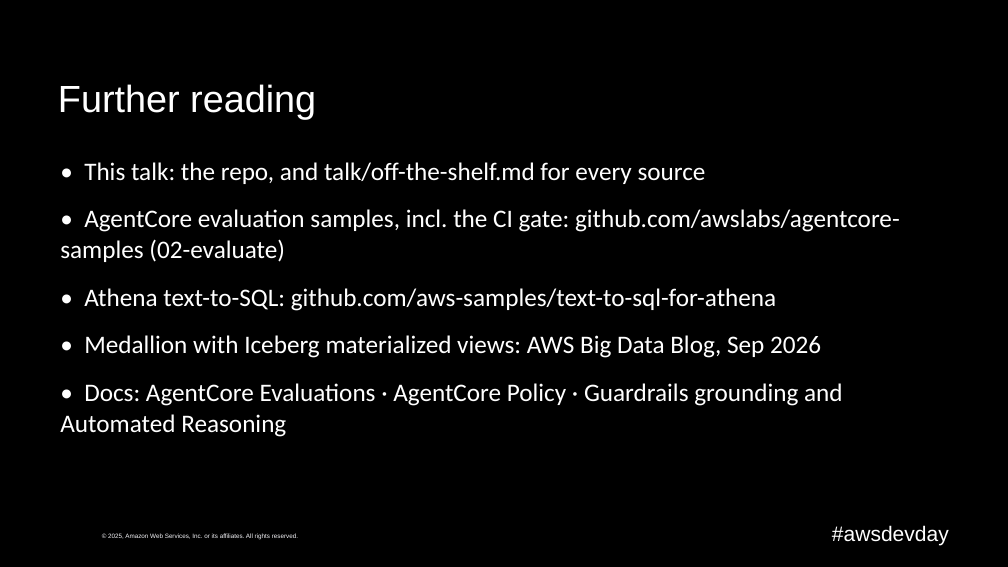
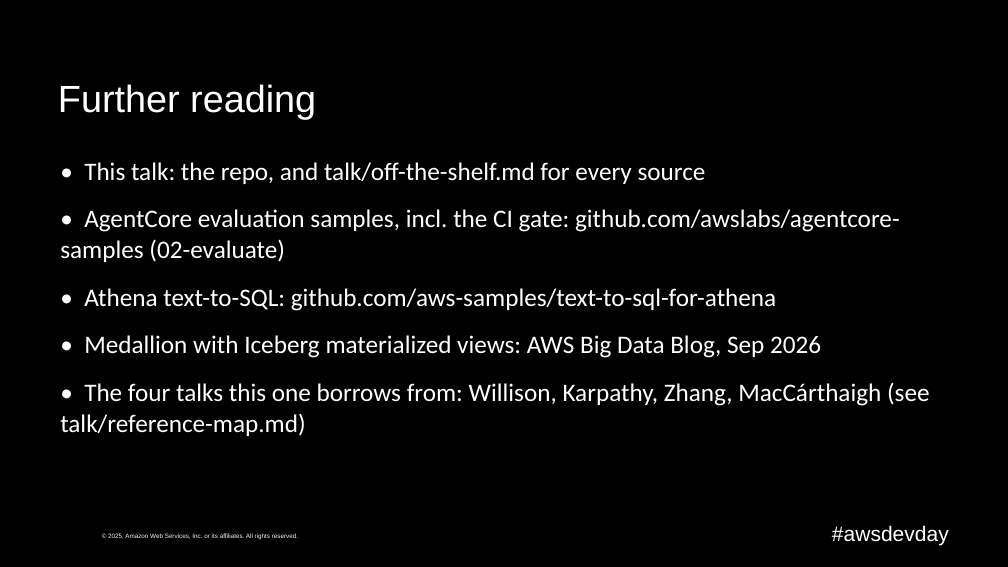
Before and after one commit to caroline-cah/lakehouse-harness, a slide deck: slide 40 of talk/harness-engineering-live.pptx (slide 32 before the commit). Drawn at 1008x567 pixels with LibreOffice and Linux fonts; fonts in the diff are those of the drawing; background and template pictures are left out. Boxes give left, top, right and bottom in pixels: in the first picture for what was removed or moved away, otherwise in the second. Text is boxed around its words. In the diff, an @@ line names an element or a change of style, - is before the commit and + after.

Commit message:
Talk prep: deck with live form URL, gateway refusals as content, script and runbook edits
- tools Lambda returns a guard refusal as content: the gateway replaced a thrown error with "An internal error occurred",
  so the model never saw why the guard said no
- quote a column description with a comma in sales.md and refuse unknown keys in gen-data-model
- agent zip uses source_hash instead of etag (multipart upload ETag diffed forever)
- gateway smoke queries the sales table; runbook names the seed gap correctly
- deck rebuilt with the form URL; script, outline, reference map

```diff
--- a/talk/harness-engineering-live.pptx
+++ b/talk/harness-engineering-live.pptx
@@ text at [60, 382, 930, 436]: text changed @@
-• Docs: AgentCore Evaluations · AgentCore Policy · Guardrails grounding and Automated Reasoning
+• The four talks this one borrows from: Willison, Karpathy, Zhang, MacCárthaigh (see talk/reference-map.md)
```
Also in this commit, not shown: 11 other slides changed, 17 slides added, 9 slides removed, 13 other files.
